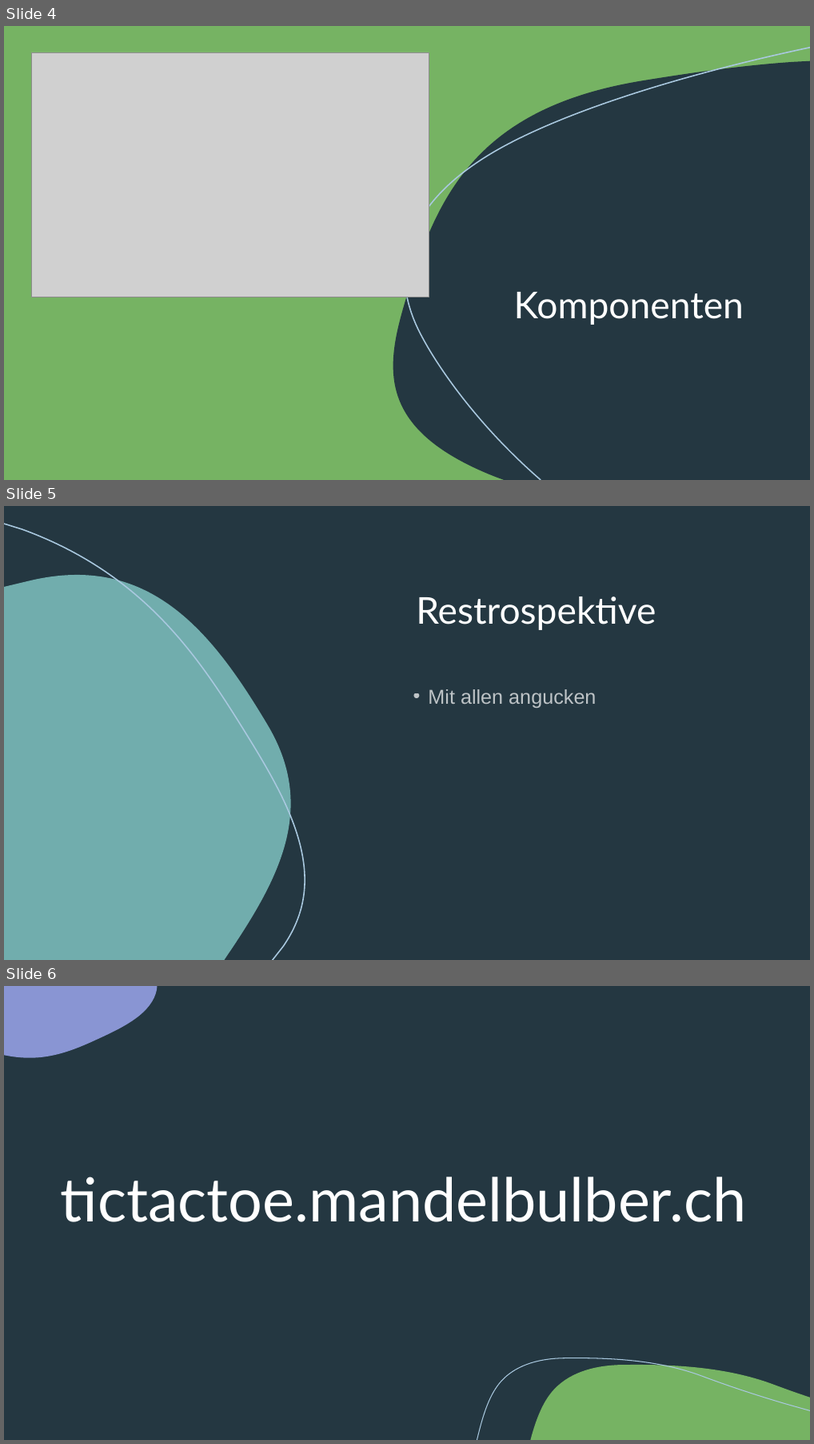
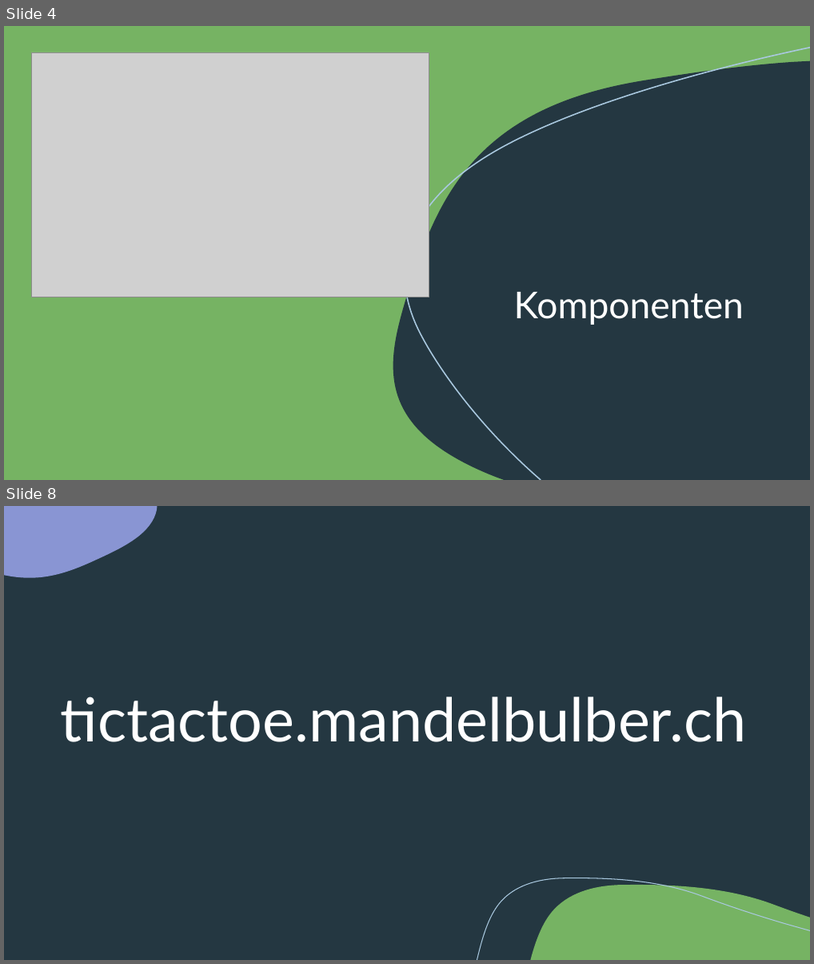
Before and after one commit to mandelbulber/M426_TicTacToe, a slide deck: documentation/Presentation.pptx. Shown one above the other, each under a label of ours: slides 4, 5 and 6 before the commit, slides 4 and 8 after it; the slides between them are not shown. The pictures are 814x1444 and 814x964 pixels, drawn with LibreOffice and Linux fonts; fonts in the diff are those of the drawing; grey boxes stand for pictures. Boxes give left, top, right and bottom in pixels: in the first picture for what was removed or moved away, otherwise in the second. Text is boxed around its words. In the diff, an @@ line names an element or a change of style, - is before the commit and + after.

```diff
--- a/documentation/Presentation.pptx
+++ b/documentation/Presentation.pptx
@@ slide 5 removed at box(4, 506, 810, 960), background #243741 @@
@@ rectangle removed at box(4, 506, 810, 960) @@
@@ freeform shape removed at box(4, 524, 378, 960) @@
@@ freeform shape removed at box(4, 552, 34, 660) @@
@@ freeform shape removed at box(4, 575, 290, 960) @@
@@ title removed at box(416, 596, 656, 630) @@
-Restrospektive
@@ text removed at box(428, 689, 596, 708) @@
-• Mit allen angucken
@@ freeform shape removed at box(487, 912, 779, 960) @@
@@ freeform shape removed at box(544, 919, 810, 960) @@
@@ what was slide 6 is now slide 8 @@
```
Also in this commit, not shown: 1 slide changed, 5 slides added, 2 other slides removed.
